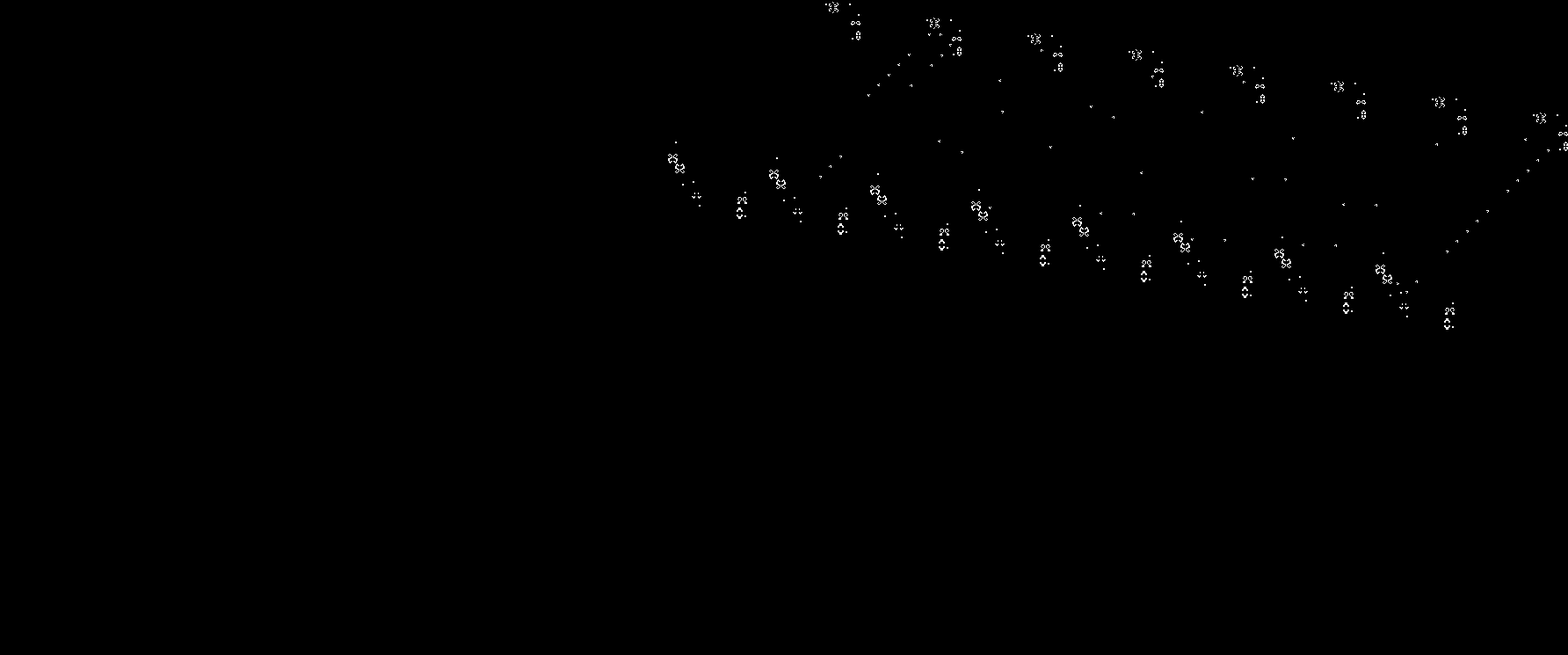
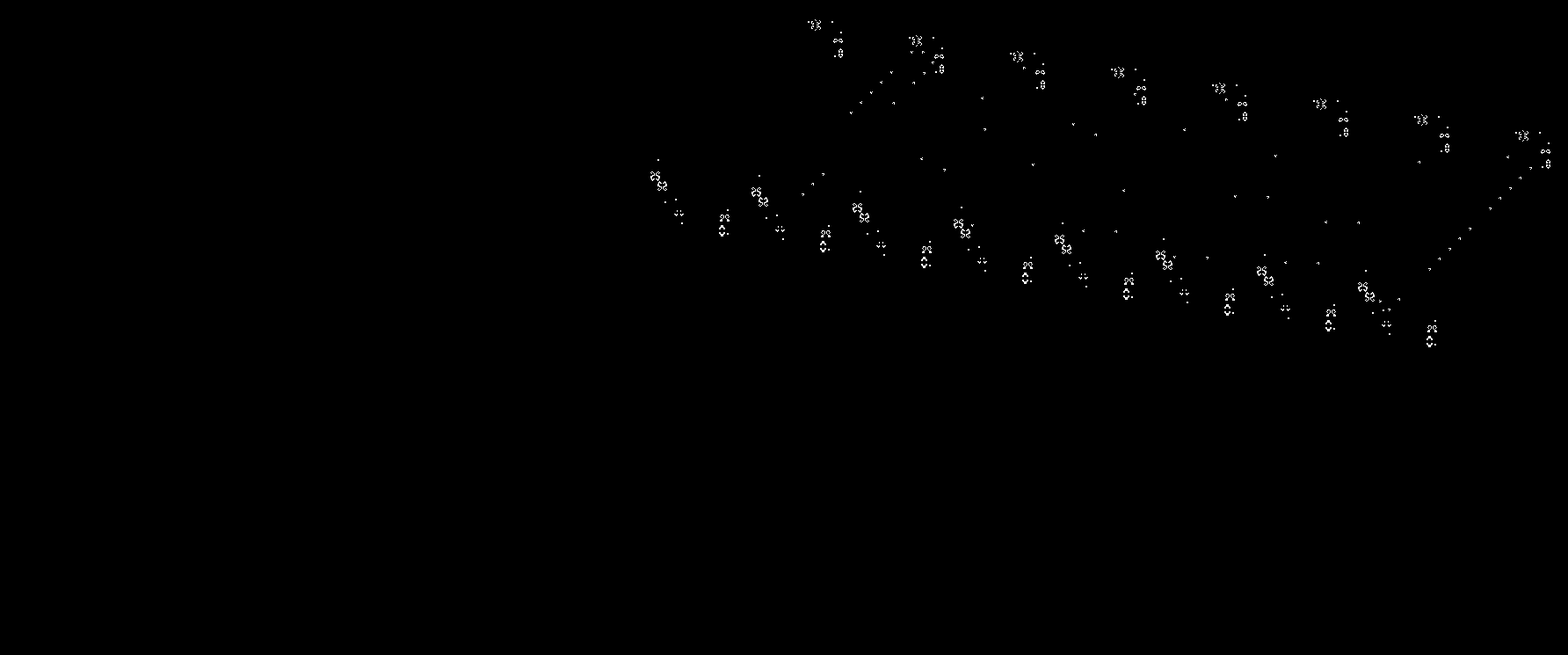
The second (1568, 655) image is a revision of the first. Changes to its layers:
painted on "Pasted Layer" over [650,1,1568,348]
